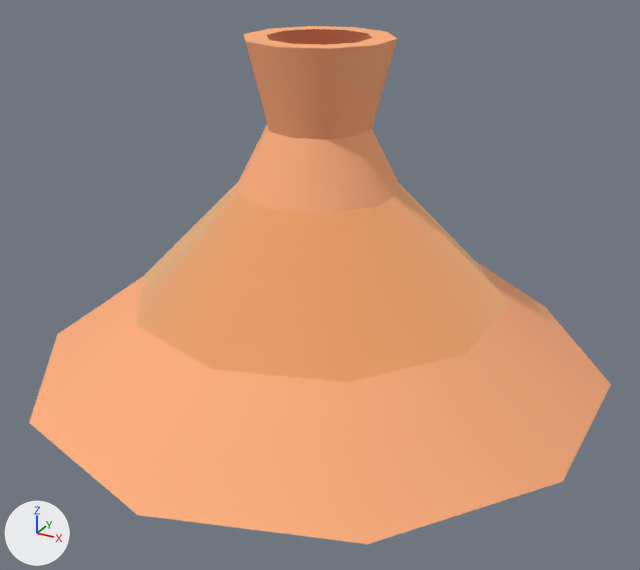
One commit to the glTF model public/assets/models/food/tajineLid.GLB: the scene before it, then after it.
Rendered twice from a camera (50 mm lens) standing at (0.536, -0.972, 0.599) and looking at (0.02, -0.034, 0.13). Every picture has the same lights, and +X, +Y and +Z are marked at lower left.

Objects in the first picture: 'tajineLid'.
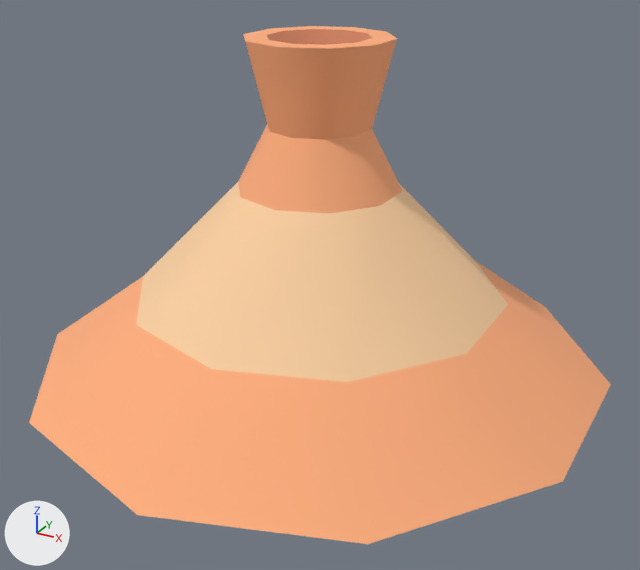
The newer file is also turned or shifted as a whole; pictures and numbers use the older file's frame.

Pixel boxes [x1, y1, x2, y2] of what changed, in the pictures (640 x 570 px):
'tajineLid', recoloured (orange to beige)
    both: [134, 26, 509, 385]

Edits to the bpy script that builds the scene:
```text
Add mat_brownlight_253:
    mat_brownlight_253 = principled_material('brownLight.253')
    mat_brownlight_253.base_color = (0.979, 0.643, 0.367)  # beige #fdd2a3
    mat_brownlight_253.roughness = 1.0
Add mat_browndark_223:
    mat_browndark_223 = principled_material('brownDark.223')
    mat_browndark_223.base_color = (0.591, 0.213, 0.113)  # orange #ca7f5e
    mat_browndark_223.roughness = 1.0
Change me_mesh_tajinelid_001:
    where me_mesh_tajinelid_001.from_pydata(...)  # 70 vertices, 136 faces; spans x -0.378..0.378, y -0.397..0.397, z 0.0..0.442
    remove me_mesh_tajinelid_001.materials.append(mat_brownlight_186)  # beige #fdd2a3
    remove me_mesh_tajinelid_001.materials.append(mat_browndark_166)  # orange #ca7f5e
    add me_mesh_tajinelid_001.materials.append(mat_brownlight_253)  # beige #fdd2a3
    add me_mesh_tajinelid_001.materials.append(mat_browndark_223)  # orange #ca7f5e
```
